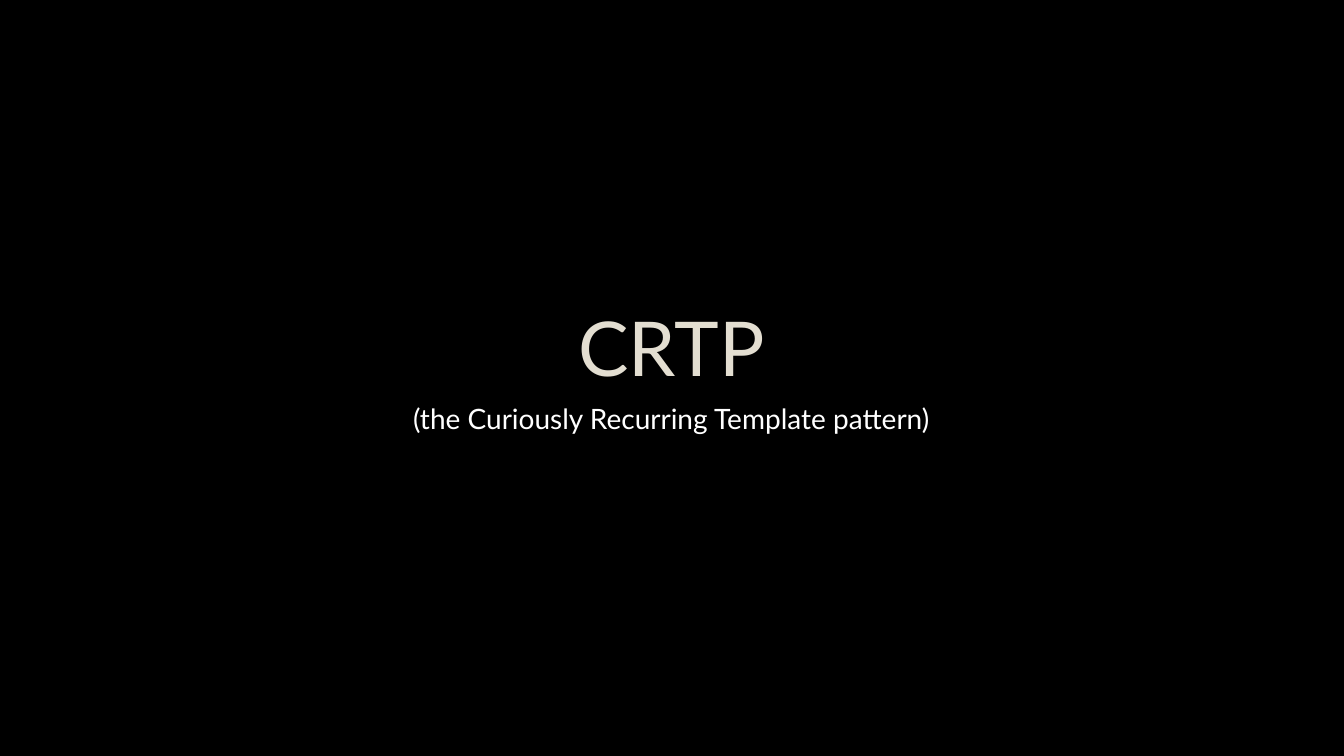
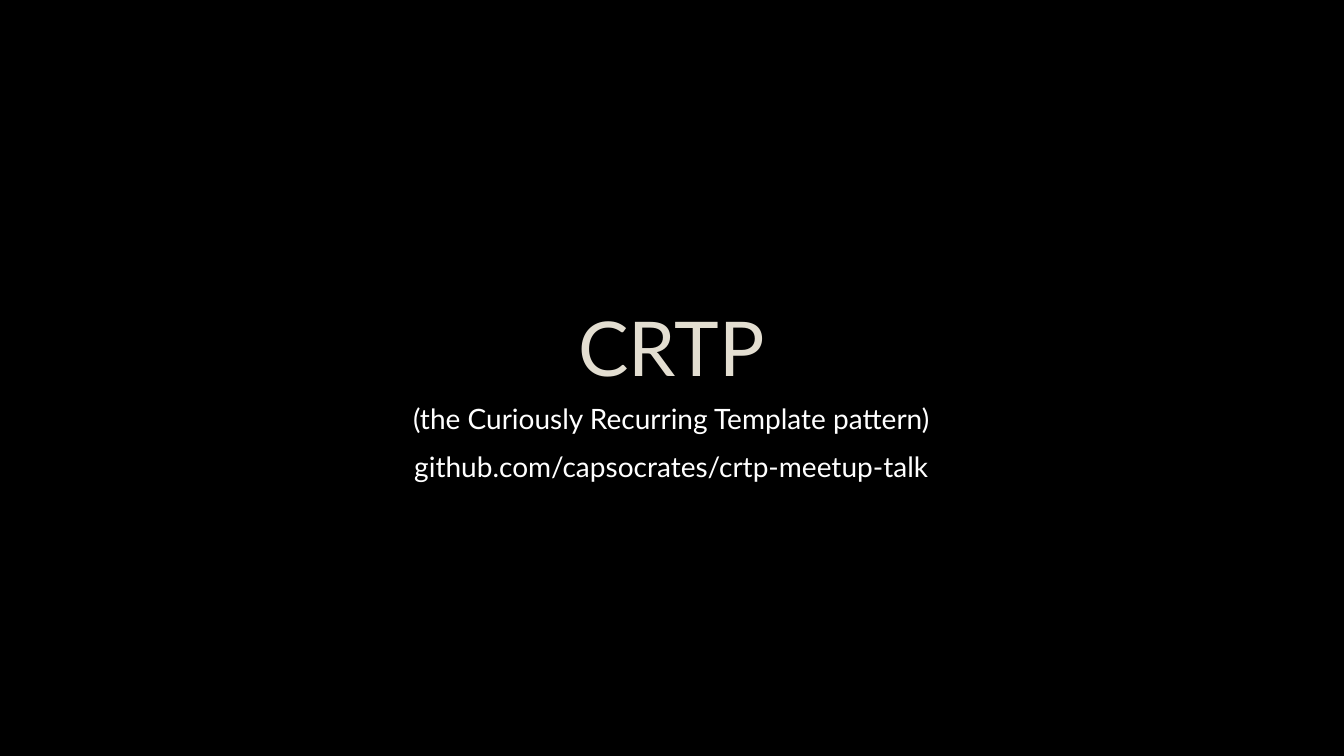
Before and after one commit to capsocrates/crtp-meetup-talk, a slide deck: slide 1 of CRTP.pptx. Drawn at 1344x756 pixels with LibreOffice and Linux fonts; fonts in the diff are those of the drawing; background and template pictures are left out. Boxes give left, top, right and bottom in pixels: in the first picture for what was removed or moved away, otherwise in the second. Text is boxed around its words. In the diff, an @@ line names an element or a change of style, - is before the commit and + after.

```diff
--- a/CRTP.pptx
+++ b/CRTP.pptx
@@ subtitle at box(414, 456, 928, 482): paragraph added @@
+github.com/capsocrates/crtp-meetup-talk
```
Also in this commit, not shown: 3 other slides changed, 2 slides added, 1 other file.
